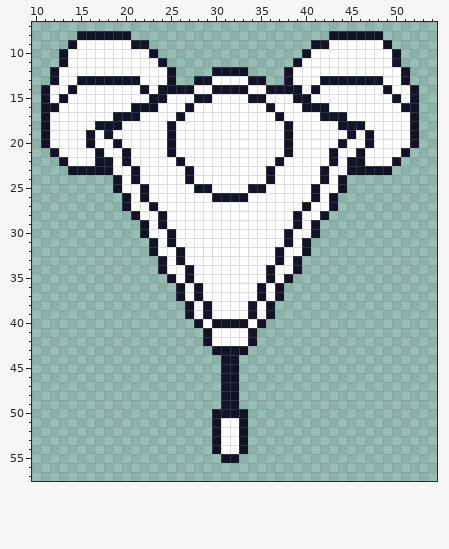
File history of a pixel-art sprite, assets/enemies/easy/front_loop1.png. Above, as it was before the edit.
The file is 64x64 pixels. Shown: x 10..54, y 7..57.
After the commit:
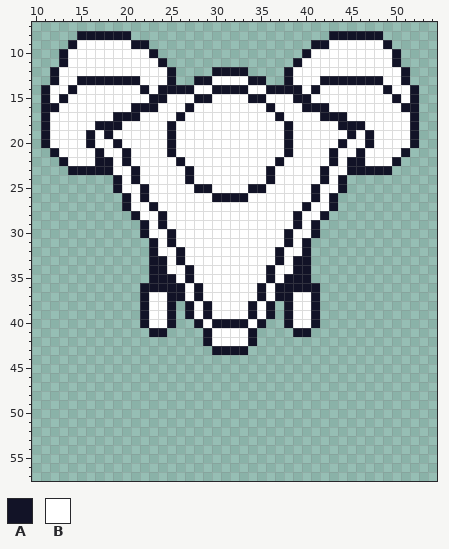
Palette (. is transparent): A #121327  B #ffffff
What changed:
@@ x 20..43 @@
 32 ...ABBABBBBBBBBBBABBA...
-33 ....ABABBBBBBBBBBABA....
-34 ....ABBABBBBBBBBABBA....
-35 .....ABABBBBBBBBABA.....
-36 ......ABABBBBBBABA......
-37 ......ABABBBBBBABA......
-38 .......ABABBBBABA.......
-39 .......ABABBBBABA.......
-40 ........ABAAAABA........
-41 .........ABBBBA.........
+33 ...AABABBBBBBBBBBABAA...
+34 ...AABBABBBBBBBBABBAA...
+35 ...AAABABBBBBBBBABAAA...
+36 ..AAAAABABBBBBBABAAAAA..
+37 ..ABBAABABBBBBBABAABBA..
+38 ..ABBA.ABABBBBABA.ABBA..
+39 ..ABBA.ABABBBBABA.ABBA..
+40 ..ABBA..ABAAAABA..ABBA..
+41 ...AA....ABBBBA....AA...
 42 .........ABBBBA.........
 43 ..........AAAA..........
-44 ...........AA...........
-45 ...........AA...........
-46 ...........AA...........
-47 ...........AA...........
-48 ...........AA...........
-49 ...........AA...........
-50 ..........AAAA..........
-51 ..........ABBA..........
-52 ..........ABBA..........
-53 ..........ABBA..........
-54 ..........ABBA..........
-55 ...........AA...........
+44 ........................
+45 ........................
+46 ........................
+47 ........................
+48 ........................
+49 ........................
+50 ........................
+51 ........................
+52 ........................
+53 ........................
+54 ........................
+55 ........................
 56 ........................
Where, in picture pixels (left, top, right, bottom), the same in both pictures:
added: (140, 256, 176, 337)
added: (284, 256, 320, 337)
erased: (212, 355, 248, 463)
